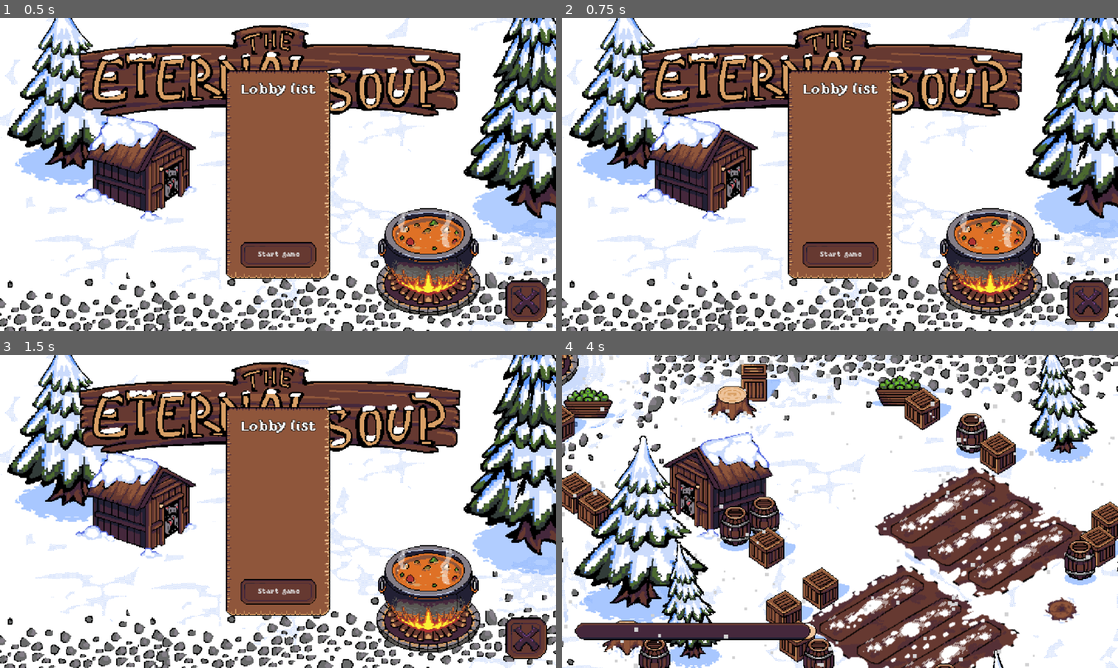
Above: before the commit, frames 1-4 (two rows, left to right).
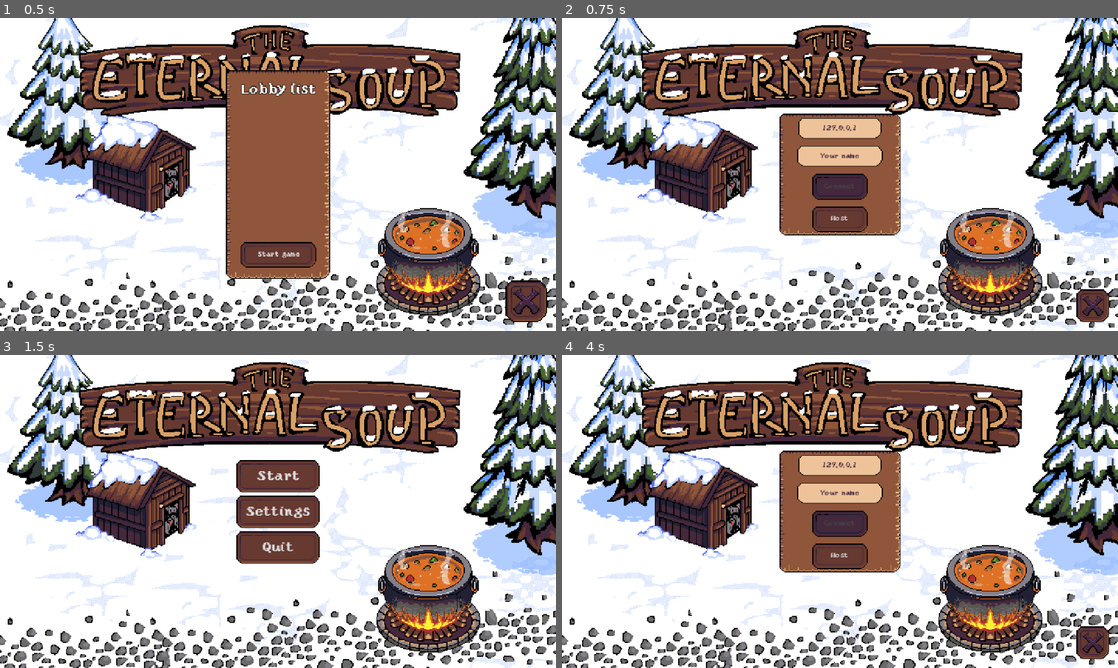
Above: after the commit, the same moments.

Repository: 0xspiderr/itec-2026
Game: Godot game, scene res://_game/game.tscn
Same seed, same stepped clock (60 frames per second), same inputs: the game is played once before the commit and once after it. This scene is started directly instead of the project's main scene.
Inputs (mouse positions are in pixels of both pictures, inside the frame that each line leads up to):
- Up to frame 1 (0.5 s): no input
- Up to frame 2 (0.75 s): click (1090, 302) at 0.52 s
- Up to frame 3 (1.5 s): click (528, 642) at 1.27 s
- Up to frame 4 (4 s): click "Start game" (after the commit: "Start") at 2 s; hold D (right) 2.78-3.53 s; hold E (pickup) 2.78-3.53 s; hold Down (down) from 3.53 s (still down); tap E (pickup) at 3.6 s

Frame 1 is identical in both runs. In frame 2, 11% of the frame differs, in the area x 39-99%, y 16-98%; in frame 3, 13%; in frame 4, 79%, in the area x 0-100%, y 0-100%.

Commit message:
fixed: back button multiplayer issue

Diff:
--- a/_lobby/lobby.gd
+++ b/_lobby/lobby.gd
@@ -40,10 +40,7 @@
 
 
 func _on_back_btn_pressed() -> void:
-	if multiplayer.is_server():
-		# This triggers server_disconnected on all clients automatically
-		NetworkManager.remove_multiplayer_peer()
-		NetworkManager.peers.clear()
+	NetworkManager.remove_multiplayer_peer()
 	get_tree().call_deferred("change_scene_to_file", "res://_mainMenu/mainMenu.tscn")
 
 func _on_server_left() -> void:
--- a/_lobby/lobby.tscn
+++ b/_lobby/lobby.tscn
@@ -106,9 +106,10 @@
 theme_override_constants/margin_right = 10
 theme_override_constants/margin_bottom = 10
 
-[node name="Button" type="Button" parent="MarginContainer" unique_id=1559710024]
+[node name="BackBtn" type="Button" parent="MarginContainer" unique_id=1559710024]
 custom_minimum_size = Vector2(48, 48)
 layout_mode = 2
 theme = ExtResource("5_dskl3")
 
 [connection signal="pressed" from="VBoxContainer2/Panel/VBoxContainer2/StartBtn" to="." method="_on_start_btn_pressed"]
+[connection signal="pressed" from="MarginContainer/BackBtn" to="." method="_on_back_btn_pressed"]
--- a/_network/network_manager.gd
+++ b/_network/network_manager.gd
@@ -68,7 +68,8 @@
 
 
 func _on_player_disconnected(id: int) -> void:
-	peers.erase(id)
+	if peers.has(id):
+		peers.erase(id)
 	#print(peers)
 	update_lobby_ui.emit() # sendto lobby
 
Not shown: 1 places in _mainMenu/mainMenu.tscn that only renumber resources
